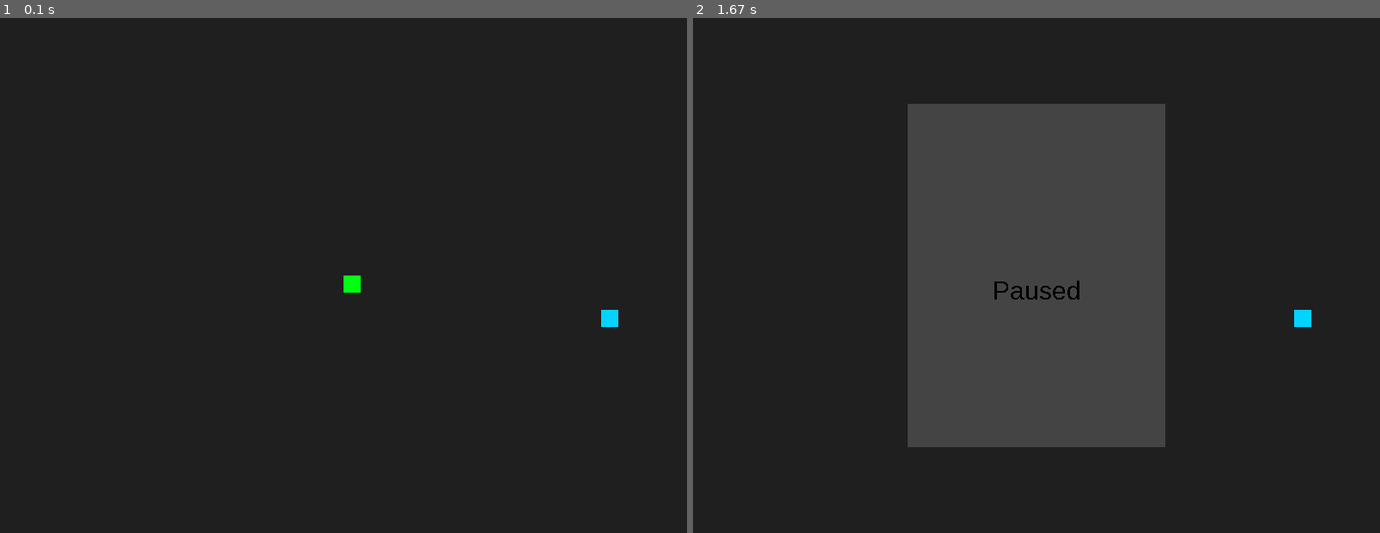
Above: before the commit, frames 1-2 (left to right).
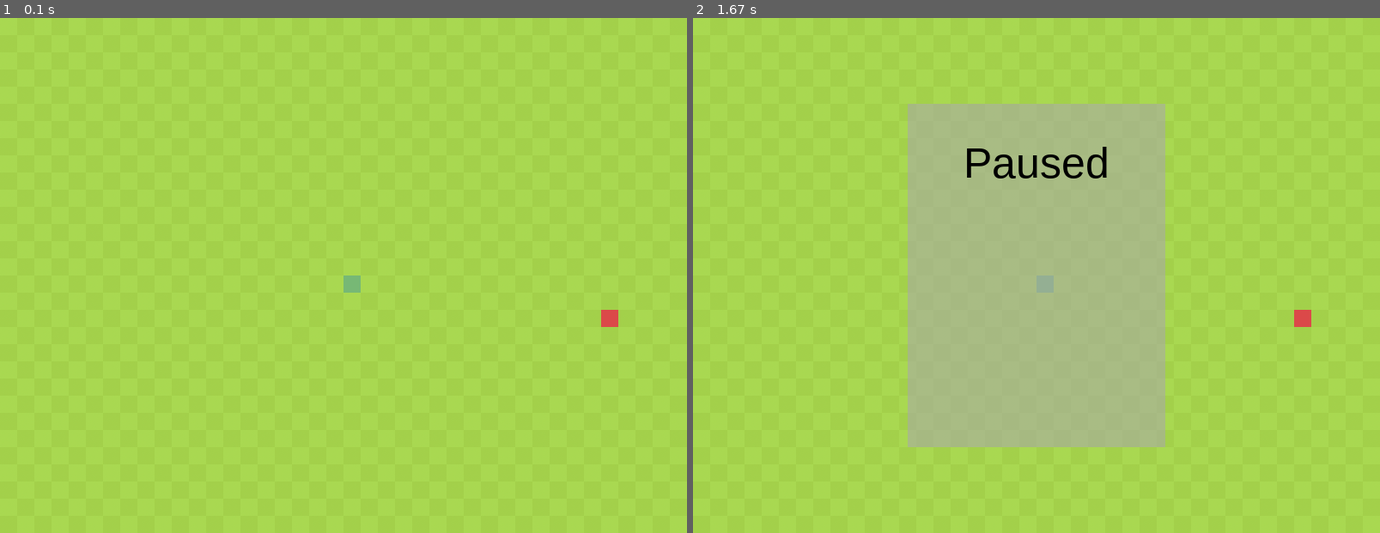
Above: after the commit, the same moments.

Repository: Filip-Kubecki/PythonProjects
Game: pygame game, started from SnakeWithPyGame/Main.py
The game is run twice, just before and just after one commit, with the same random seed, the same clock (stepped at 60 frames per second) and the same inputs.
Inputs:
- Up to frame 1 (0.1 s): no input
- Up to frame 2 (1.67 s): tap Esc at 0.33 s

The runs differ from the first frame. In frame 1, 100% of the frame differs, in the area x 0-100%, y 0-100%; in frame 2, 100%.

Commit message:
Added: - tiled background, - transparency for PausedGameScreen - repaired PausedGameScreen text bug

Diff:
--- a/SnakeWithPyGame/Apple.py
+++ b/SnakeWithPyGame/Apple.py
@@ -4,7 +4,7 @@
 
 class Apple():
     def __init__(self):
-        self.color = "#03d3ff"
+        self.color = "#db4949"
         self.rect = pygame.rect.Rect(10000, 10000, 20, 20)
 
     def draw_apple(self, screen):
--- a/SnakeWithPyGame/Main.py
+++ b/SnakeWithPyGame/Main.py
@@ -1,10 +1,9 @@
-# Example file showing a circle moving on screen
 import pygame
-import math
 from Snake import Snake
 from PausedGameScreen import PausedGameScreen
 from Apple import Apple
-from tools import Direction
+import tools
+import math
 
 # Pygame setup
 pygame.init()
@@ -12,6 +11,10 @@
 clock = pygame.time.Clock()
 screen = pygame.display.set_mode((800, 600))
 running = True
+
+# Backgroung setup
+bgTile = pygame.image.load('SnakeWithPyGame\\img\\backgroundTile.png')
+tools.tileBackground(screen, bgTile)
 
 # Snake object setup
 snake = Snake(screen.get_width() // 2, (screen.get_height() // 2))
@@ -30,7 +33,7 @@
 gameTick = 15
 
 
-# Main loop of game -------------------------------------------------------------------------
+# Main loop of game -----------------------------------------------------------------------------------------------
 while running:
     # pygame.QUIT event means the user clicked X to close window
     for event in pygame.event.get():
@@ -42,7 +45,7 @@
             running = False
 
     # fill the screen with a color to wipe away anything from last frame
-    screen.fill("#1f1f1f")
+    tools.tileBackground(screen, bgTile)
 
     # Draw apple object
     apple.draw_apple(screen)
--- a/SnakeWithPyGame/PausedGameScreen.py
+++ b/SnakeWithPyGame/PausedGameScreen.py
@@ -1,13 +1,16 @@
 import pygame
+import pygame.freetype
 
 class PausedGameScreen(pygame.Surface):
     def __init__(self, x, y):
-        super().__init__((x,y))
-        self.font = pygame.font.SysFont("Arial", 30)
-        self.text = self.font.render("Paused", False, "Black")
+        super().__init__((x,y), pygame.SRCALPHA)
+        self.font = pygame.freetype.SysFont('Sans', 50)
 
-        self.color = "#444444"
-        self.fill(self.color)
+        self.text = "Paused"
+        self.text_rect = self.font.get_rect(self.text)
+        # self.convert_alpha()
+        self.fill((168, 168, 168, 150))
 
     def display(self, screen):
-        self.blit(self.text, ((self.get_width()//2)-(self.text.get_width()//2),self.get_height()//2))
+        self.font.render_to(screen, ((screen.get_width() // 2)-(self.text_rect.width // 2), 150), self.text, "black")
+        # self.blit(self.text, ((self.get_width() // 2)-(self.text.get_width() // 2), 50))
--- a/SnakeWithPyGame/Snake.py
+++ b/SnakeWithPyGame/Snake.py
@@ -5,13 +5,15 @@
     def __init__(self, x, y):
         self.segments = list()
         self.segments.append(Segment(x, y))
+        self.add_segment()
 
     def self_collision(self):
         # TODO: end game on collision
         head = self.segments[0]
         for segment in self.segments[1:]:
             if head.rect.colliderect(segment.rect):
-                self.segments[0].color = "#ff1216"
+                # self.segments[0].color = "#db4949"
+                pass
 
     def change_direction(self, new_direction):
         self.segments[0].direction = new_direction
@@ -81,7 +83,7 @@
 class Segment():
     def __init__(self, x ,y):
         self.direction = Direction.NONE
-        self.color = "#00ff13"
+        self.color = "#77b875"
         self.rect = pygame.rect.Rect(x, y, 20, 20)
 
     def draw_segment(self, screen):
--- a/SnakeWithPyGame/tools.py
+++ b/SnakeWithPyGame/tools.py
@@ -1,4 +1,19 @@
 from enum import Enum
+import pygame
+import math
+
+def tileBackground(screen: pygame.display, image: pygame.Surface):
+    screenWidth, screenHeight = screen.get_size()
+    imageWidth, imageHeight = image.get_size()
+
+    # Calculate how many tiles we need to draw in x axis and y axis
+    tilesX = math.ceil(screenWidth / imageWidth)
+    tilesY = math.ceil(screenHeight / imageHeight)
+
+    # Loop over both and blit accordingly
+    for x in range(tilesX):
+        for y in range(tilesY):
+            screen.blit(image, (x * imageWidth, y * imageHeight))
 
 class Direction(Enum):
     RIGHT = 1
Binary file added: SnakeWithPyGame/img/backgroundTile.png
Not shown, changed: .gitignore
